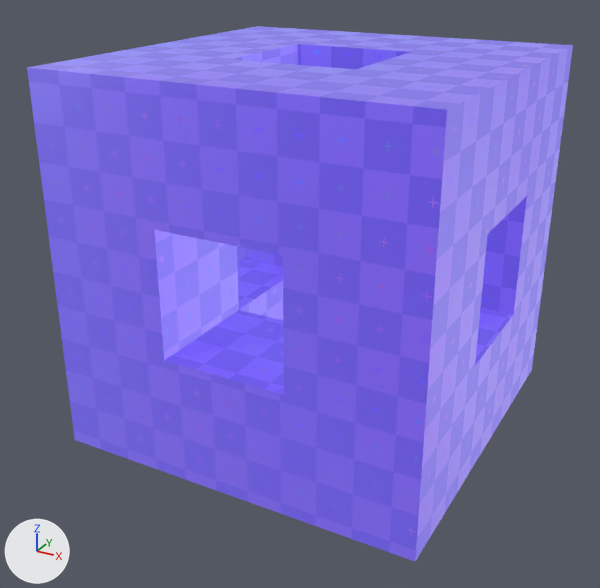
Two versions of the glTF model editor/assets/models/gltf/Sponge.gltf, one commit apart.
Rendered twice from a 50 mm camera at (1.96, -3.8, 1.58) aimed at (-0.05, -0.15, -0.25). The lights are fixed; the arrows at lower left show +X, +Y and +Z.

Names of what the first picture shows: 'Sponge'.
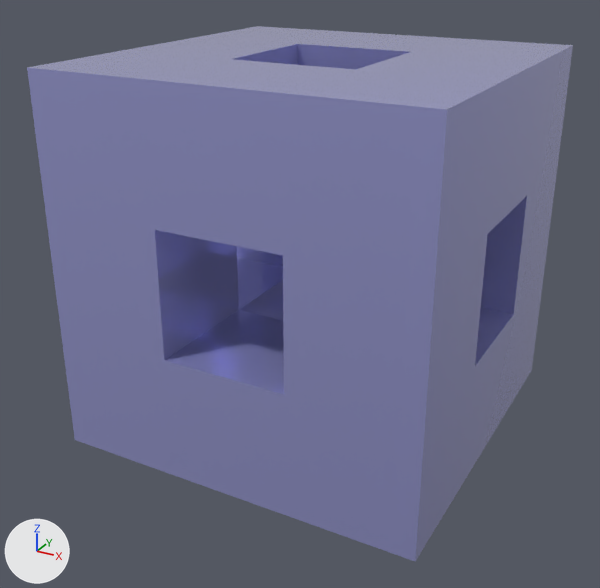
What differs and where, as boxes (x1, y1, x2, y2) in the pictures (600 x 588 px):
'Sponge', recoloured
    both: (27, 26, 573, 561)

The change, as a diff of the scene's bpy script:
```diff
--- a/editor/assets/models/gltf/Sponge.gltf.py
+++ b/editor/assets/models/gltf/Sponge.gltf.py
@@ mat_randompbrmaterial_034 @@
+mat_randompbrmaterial_034 = principled_material('RandomPBRMaterial.034')
+mat_randompbrmaterial_034.base_color = (0.434, 0.444, 0.855)  # blue #b0b2ee
+mat_randompbrmaterial_034.metallic = 0.537
+mat_randompbrmaterial_034.roughness = 0.0689
@@ me_sponge @@
 me_sponge.from_pydata(...)  # 64 vertices, 144 faces; spans x -1.0..1.0, y -1.0..1.0, z -1.0..1.0
-me_sponge.materials.append(mat_randommaterial_011)
+me_sponge.materials.append(mat_randompbrmaterial_034)  # blue #b0b2ee
```
